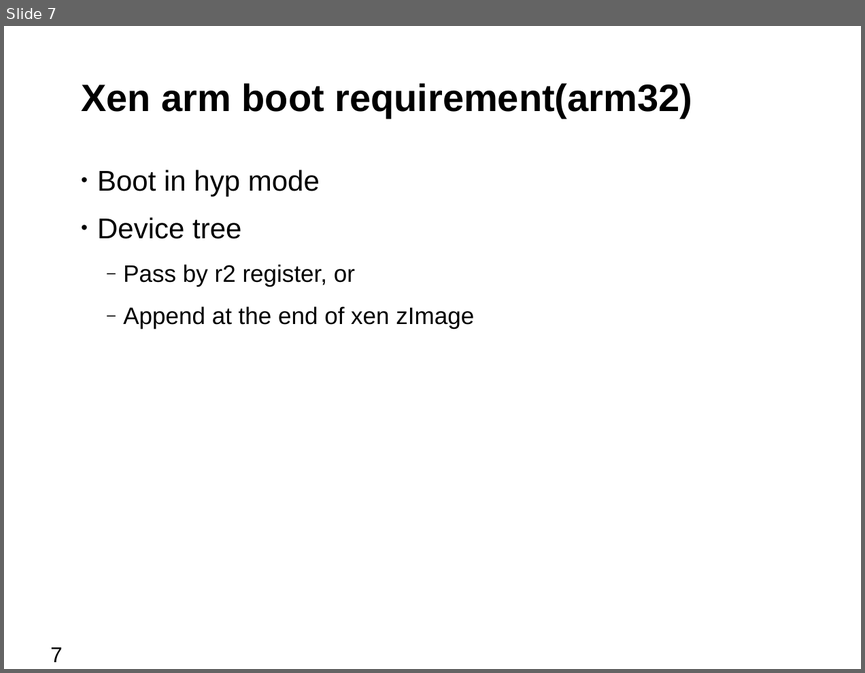
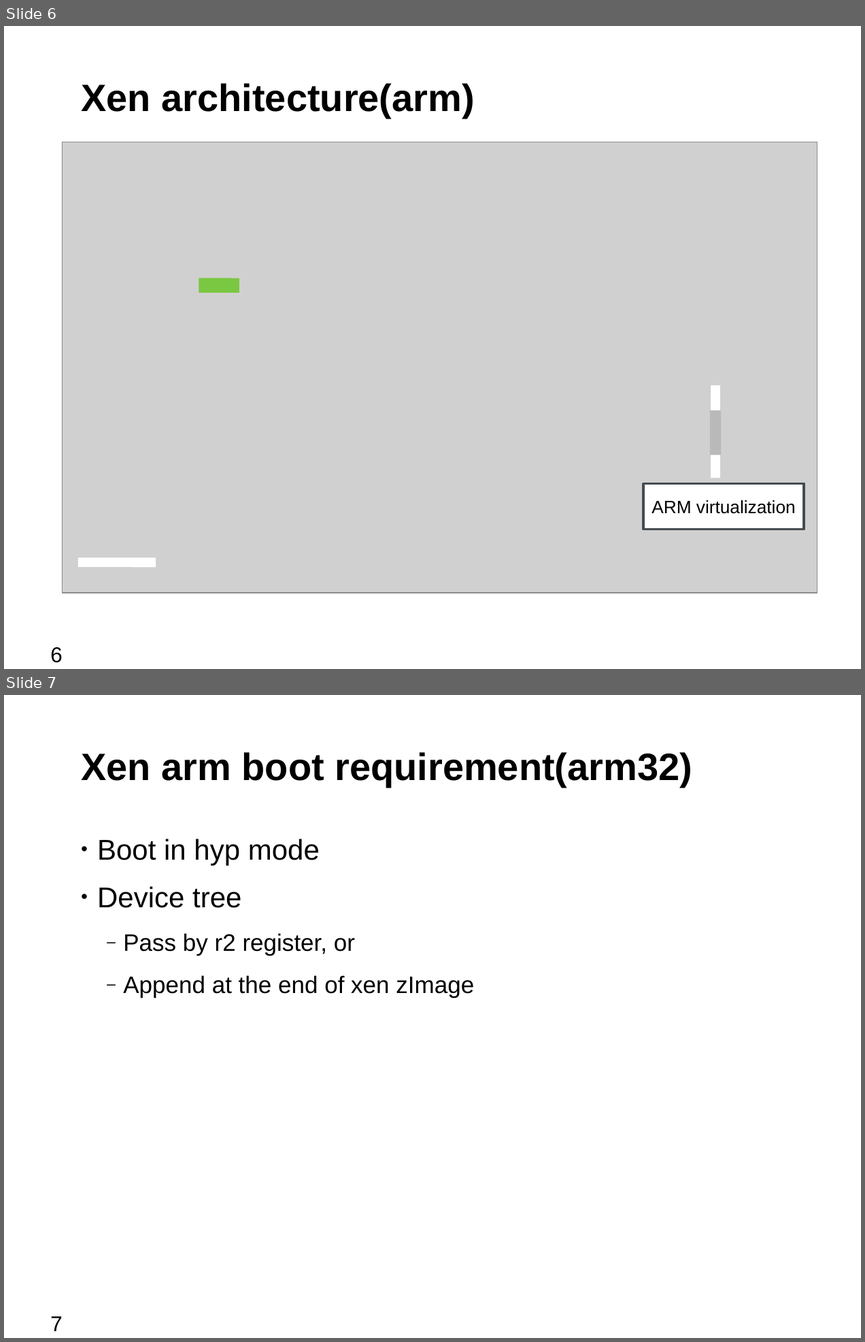
Before and after one commit to bjzhang/open_log, a slide deck: novell/community/ouros/xen_on_cubietruck.odp. Shown one above the other, each under a label of ours: slide 7 before the commit, slides 6 and 7 after it. The pictures are 865x673 and 865x1342 pixels, drawn with LibreOffice and Linux fonts; fonts in the diff are those of the drawing; grey boxes stand for pictures; background and template pictures are left out. Boxes give left, top, right and bottom in pixels: in the first picture for what was removed or moved away, otherwise in the second. Text is boxed around its words. In the diff, an @@ line names an element or a change of style, - is before the commit and + after.

```diff
--- a/novell/community/ouros/xen_on_cubietruck.odp
+++ b/novell/community/ouros/xen_on_cubietruck.odp
@@ slide 6 added at [4,26,861,669], background #FFFFFF; not listed: 1 template element that a slide beside it also shows @@
@@ title added at [81,83,475,118], 32 pt, text #000000, bold @@
+Xen architecture(arm)
@@ group added at [62,142,817,592]: 4 lines, 1 picture, 1 rectangle @@
+ARM virtualization
```
Also in this commit, not shown: 8 slides changed, 11 slides removed, 3 other files.
